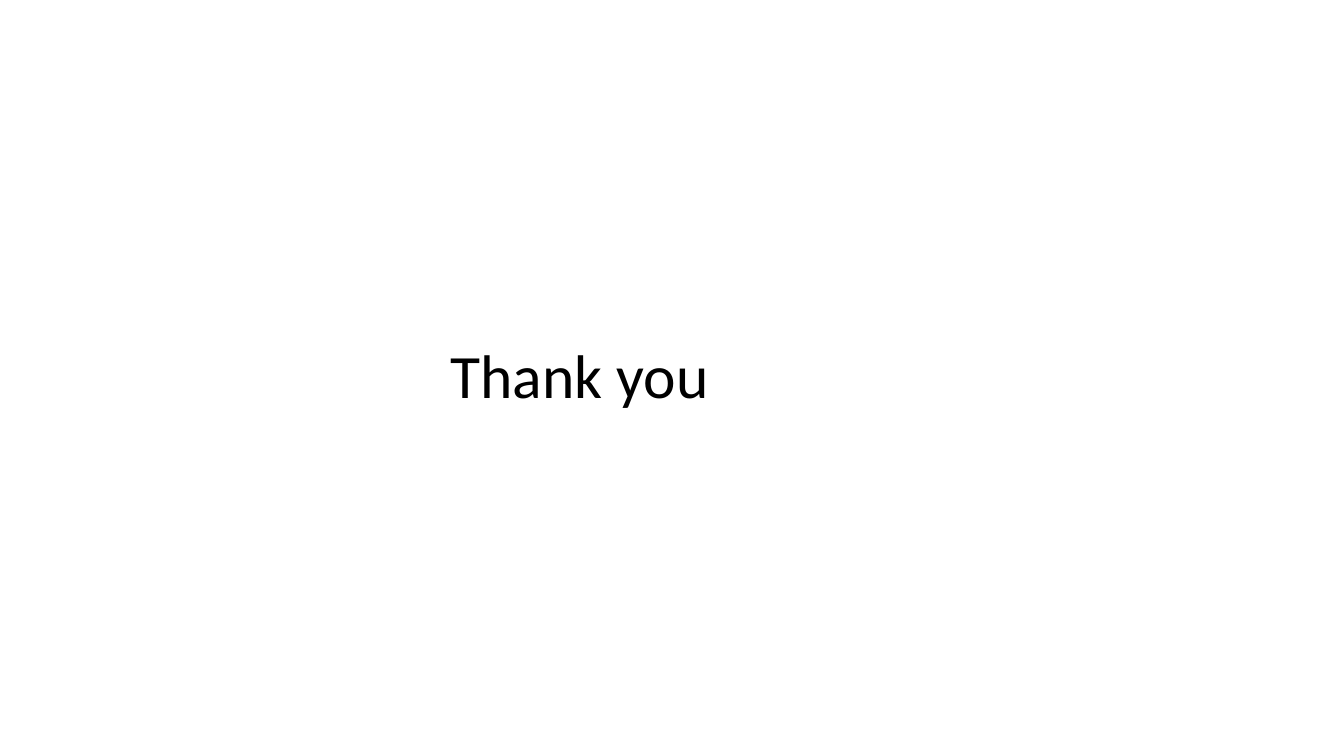
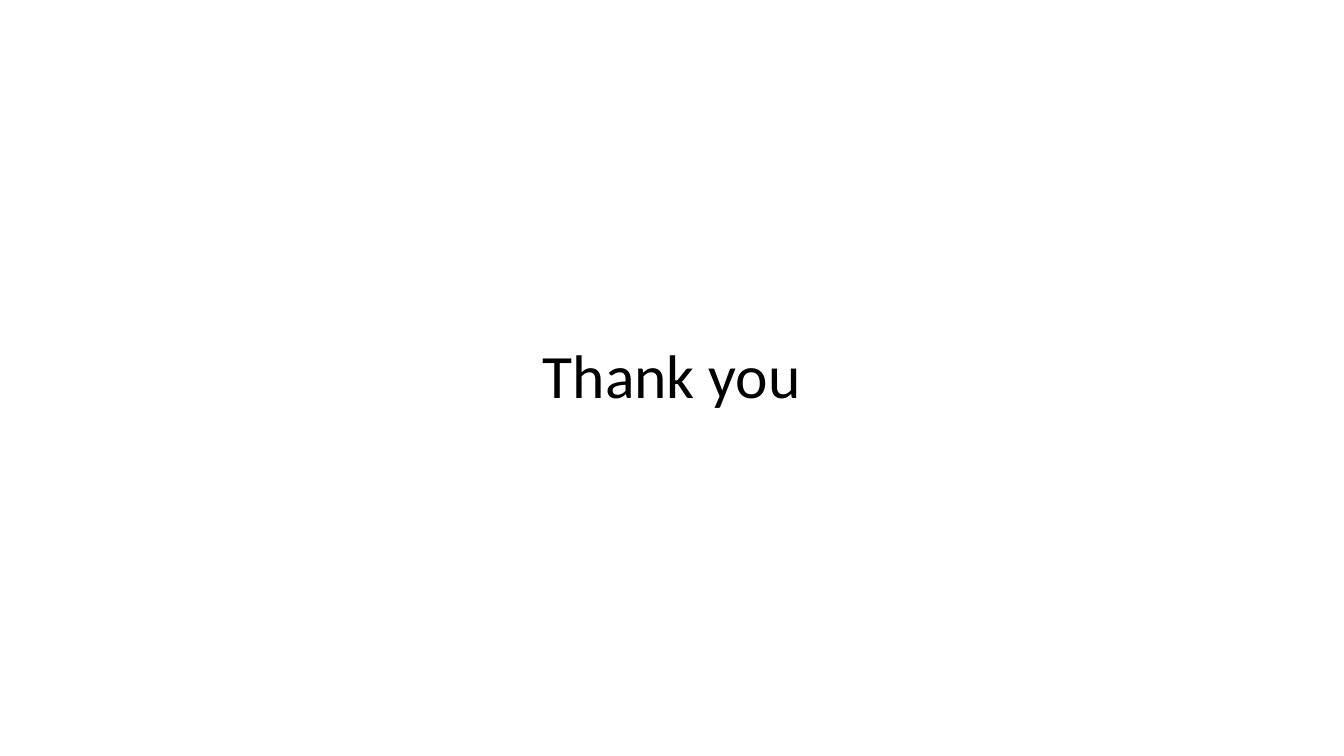
Before and after one commit to BanlyTong/java-project, a slide deck: slide 10 of Slide/Healthcare Service.pptx. Drawn at 1344x756 pixels with LibreOffice and Linux fonts; fonts in the diff are those of the drawing. Boxes give left, top, right and bottom in pixels: in the first picture for what was removed or moved away, otherwise in the second. Text is boxed around its words. In the diff, an @@ line names an element or a change of style, - is before the commit and + after.

```diff
--- a/Slide/Healthcare Service.pptx
+++ b/Slide/Healthcare Service.pptx
@@ title "Thank you": place and size @@
-title "Thank you" at box(450, 355, 708, 408)
+title "Thank you" at box(543, 355, 801, 408)
```
Also in this commit, not shown: 9 other slides changed.
